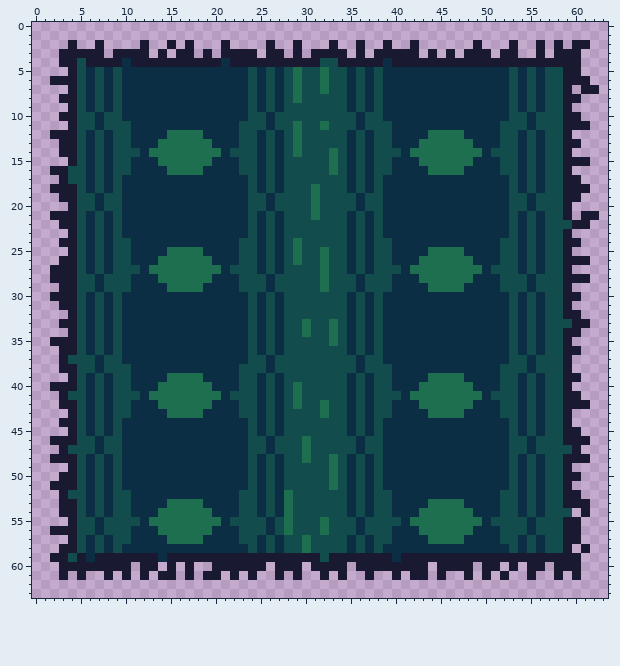
Two versions of one pixel-art sprite, lancewells_github_io/public/images/Item_Shop/Items/Rings/rug.png. The picture above is the old version.
The file is 256x256 pixels, drawn in blocks of 4x4; one block is one cell here.
New version:
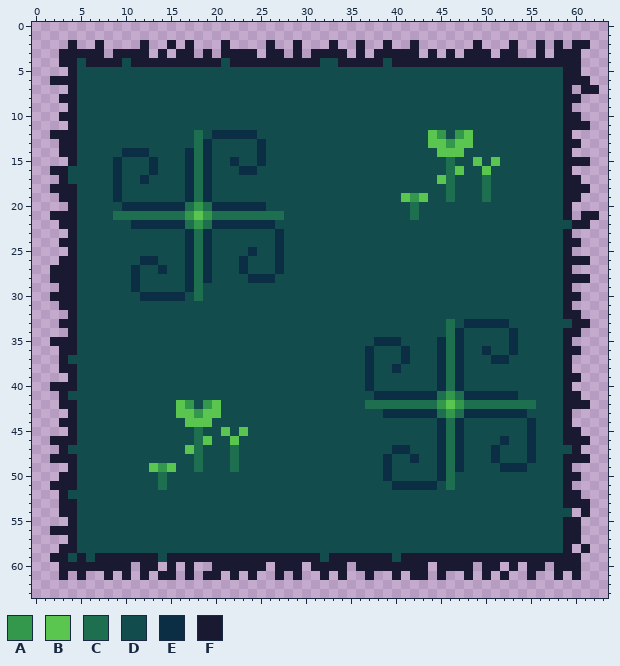
Palette (. is transparent): A #33984b  B #5ac54f  C #1e6f50  D #134c4c  E #0c2e44  F #1a1932
The exact change:
Changed rows in their new state; - is an unchanged pixel.
first column x 6:
 4 ----D----------D-----------------D-----------------
 5 D-D-DDDDDDDDDDDDDD-D-D-D--D--D-D-DDDDDDDDDDDDDD-D-D
 6 D-D-DDDDDDDDDDDDDD-D-D-D--D--D-D-DDDDDDDDDDDDDD-D-D
 7 D-D-DDDDDDDDDDDDDD-D-D-D--D--D-D-DDDDDDDDDDDDDD-D-D
 8 D-D-DDDDDDDDDDDDDD-D-D-D-----D-D-DDDDDDDDDDDDDD-D-D
 9 D-D-DDDDDDDDDDDDDD-D-D-------D-D-DDDDDDDDDDDDDD-D-D
10 -D--DDDDDDDDDDDDDD--D---------D--DDDDDDDDDDDDDD--D-
11 -D---DDDDDDDDDDDD---D--D--D---D---DDDDDDDDDDDD---D-
12 D-D--DDDDDDD-D---EED-D-D-----D-D--DDDDBADABDDD--D-D
13 D-D--DDDDDDD-EDDD----D-D-----D-D--DDDDBBABBDDD--D-D
14 D-D-EE-DDDDE-EDD-----D-D---D-D-D---DDDDBBBDDD---D-D
15 D-DE-DD-DDDE-EDD-----D-----D-D-D--DDDDDD-DDBDB--D-D
16 D-DE-DD-DDDE--DDDEED-D-----D-D-D--DDDDDD-BDDBD--D-D
17 D-DEDD-DDDD-C-DDDD-D-D-------D-D-DDDDDDBCDDDCDD-D-D
18 D-DEDDDDDDD-C-DDDD-D-D---D---D-D-DDDDDDDCDDDCDD-D-D
19 -D-EDDDDDDD-C-DDDD--D----D----D--DDBABDDCDDDCDD--D-
20 -D---------CAC----EED----D----D--DDDCDDDDDDDDDD--D-
21 D-DCCCCCCCCABACCCCCCCC---D---D-D-DDDCDDDDDDDDDD-D-D
22 D-D-D------CAC----E-ED-------D-D-DDDDDDDDDDDDDD-D-D
23 D-D-DDDDDDD-C-DDDD-D---------D-D-DDDDDDDDDDDDDD-D-D
24 D-D--DDDDDD-C-DDD--D---D-----D-D--DDDDDDDDDDDD--D-D
25 D-D--DDDDDDE--DDD-ED---D--D--D-D--DDDDDDDDDDDD--D-D
26 D-D--D--DDDE-EDDDE-D---D--D--D-D--DDDDDDDDDDDD--D-D
27 D-D--EDDEDDE-EDD-E-D------D--D-D---DDDDDDDDDD---D-D
28 -D----DDDDDE-EDDD-EE------D---D---DDDDDDDDDDDD---D-
29 -D----DDDDDE-DDDD---D-----D---D---DDDDDDDDDDDD---D-
30 D-D-DD-----DCDDDDD-D-D-------D-D-DDDDDDDDDDDDDD-D-D
31 D-D-DDDDDDDDDDDDDD-D-D-------D-D-DDDDDDDDDDDDDD-D-D
32 D-D-DDDDDDDDDDDDDD-D-D-------D-D-DDDDDDDDDDDDDD-D-D
33 D-D-DDDDDDDDDDDDDD-D-D--D--D-D-D-DDDDDDDCD------D-D
34 D-D-DDDDDDDDDDDDDD-D-D--D--D-D-D-DDDDDDDC-DDDDDED-D
35 D-D-DDDDDDDDDDDDDD-D-D-----D-D-DE--DDDD-C-DDDDDED-D
36 D-D-DDDDDDDDDDDDDD-D-D-------D---DD-DDD-C-DD-DDED-D
37 -D--DDDDDDDDDDDDDD--D---------DE-DD-DDD-C-DDD----D-
38 -D---DDDDDDDDDDDD---D---------DE---DDDD-C-DDDD---D-
39 D-D--DDDDDDDDDDDD--D-D-------D----DDDDDE-EDDDD--D-D
40 D-D--DDDDDDDDDDDD--D-D-D-----D----DDDDDE-EDDDD--D-D
41 D-D---DDDDDDDDDD---D-D-D-----D-DEEE-EEE-A-EE-EEED-D
42 D-D--DDDDDBADABDD--D-D-D--D--D-CCCCCC--ABA-CCCCCCCD
43 D-D--DDDDDBBABBDD--D-D----D--D-D-E----E-A-----EE--D
44 D-D-DDDDDDDBBBDDDD-D-D-------D-D-DDDDDD-C-DDDDD-DED
45 D-D-DDDDDDDDCDDBDB-D-D-------D-D-DDDDDD-C-DDDDD-DED
46 -D--DDDDDDDDCBDDBD--D---D-----D--DDDDDD-C-DDDD-----
47 -D--DDDDDDDBCDDDCD--D---D-----D--D--DDD-C-DDD-D----
48 D-D-DDDDDDDDCDDDCD-D-D--D--D-D-D--DD-DD-C-DDD-D-DED
49 D-D-DDDBABDDCDDDCD-D-D-----D-D-D--DDDDD-C-DDDD-E--D
50 D-D-DDDDCDDDDDDDDD-D-D-----D-D-D--DDDDD-CDDDDDD-D-D
51 D-D-DDDDCDDDDDDDDD-D-D-----D-D-D-D-----DCDDDDDD-D-D
52 D-D--DDDDDDDDDDDD--D-DD------D-D--DDDDDDDDDDDD--D-D
53 D-D--DDDDDDDDDDDD--D-DD------D-D--DDDDDDDDDDDD--D-D
54 D-D--DDDDDDDDDDDD--D-DD------D-D--DDDDDDDDDDDD--D-D
55 -D----DDDDDDDDDD----D-D---D---D----DDDDDDDDDD----D-
56 -D---DDDDDDDDDDDD---D-D---D---D---DDDDDDDDDDDD---D-
57 D-D--DDDDDDDDDDDD--D-D--D----D-D--DDDDDDDDDDDD--D-D
58 D-D-DDDDDDDDDDDDDD-D-D--D----D-D-DDDDDDDDDDDDDD-D-D
59 D-------D-------------------------D----------------
Pixel boxes of the changes (left, top, right, bottom) in both pictures:
changed: (86, 58, 545, 562)
